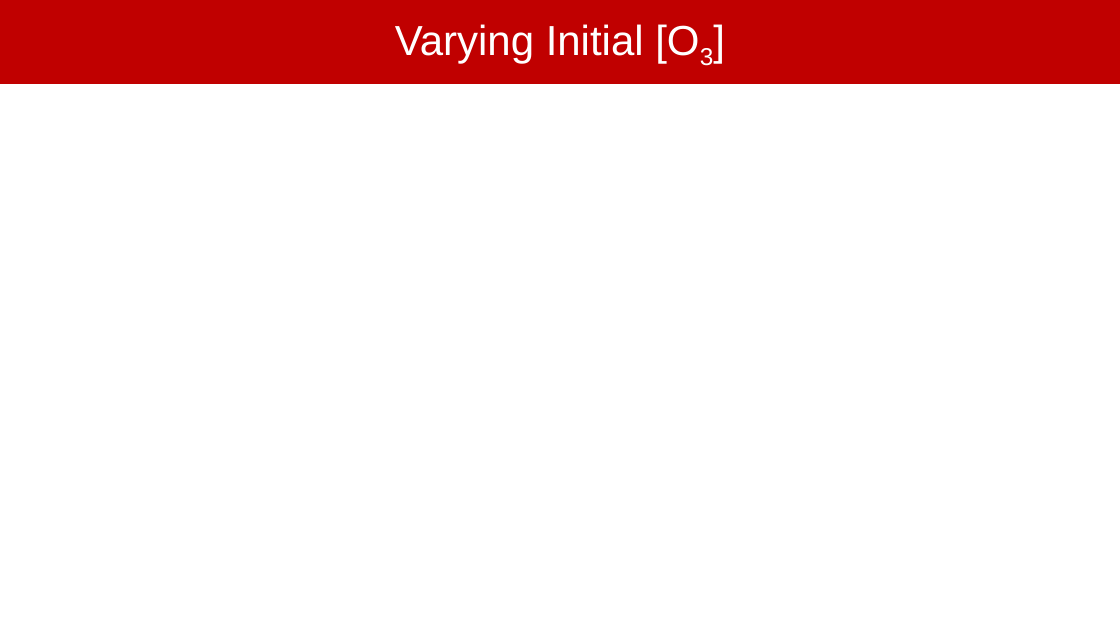
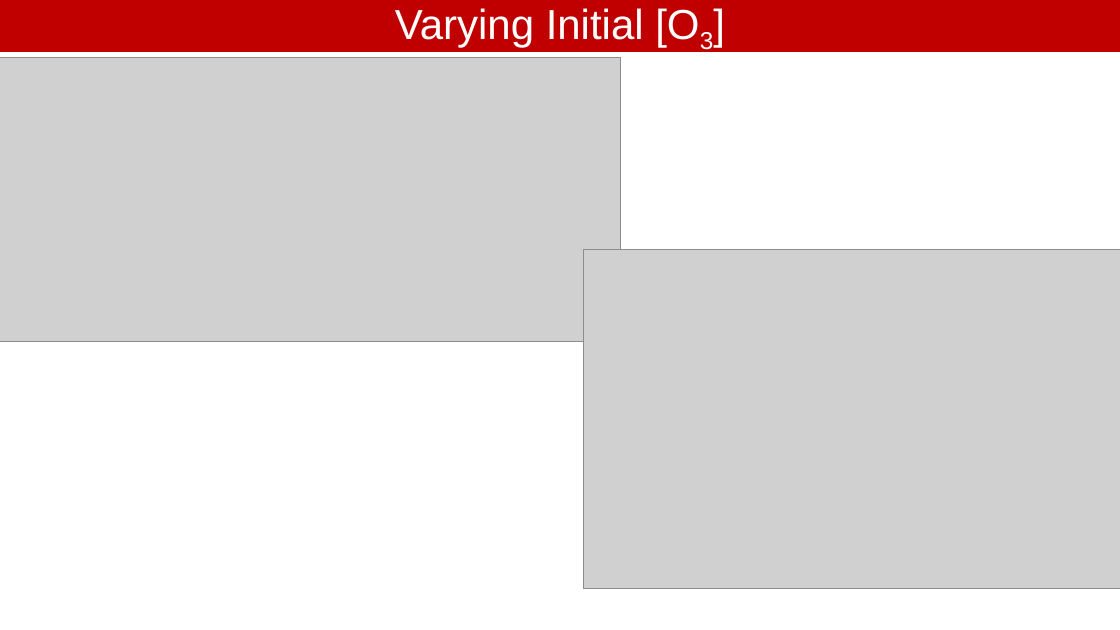
Before and after one commit to jdshutter/F0AM-Model-Indoor-Air, a slide deck: slide 4 of JLC_JDS_IndoorAir_F0AMProject.pptx. Drawn at 1120x630 pixels with LibreOffice and Linux fonts; fonts in the diff are those of the drawing; grey boxes stand for pictures. Boxes give left, top, right and bottom in pixels: in the first picture for what was removed or moved away, otherwise in the second. Text is boxed around its words. In the diff, an @@ line names an element or a change of style, - is before the commit and + after.

```diff
--- a/JLC_JDS_IndoorAir_F0AMProject.pptx
+++ b/JLC_JDS_IndoorAir_F0AMProject.pptx
@@ rectangle "Varying Initial [O3]": place and size @@
-rectangle "Varying Initial [O3]" at bbox=[0, 0, 1120, 84]
+rectangle "Varying Initial [O3]" at bbox=[0, 0, 1120, 52]
@@ picture added at bbox=[0, 58, 621, 342] @@
@@ picture added at bbox=[584, 250, 1120, 589] @@
```
Also in this commit, not shown: 1 other slide changed, 3 other files.
